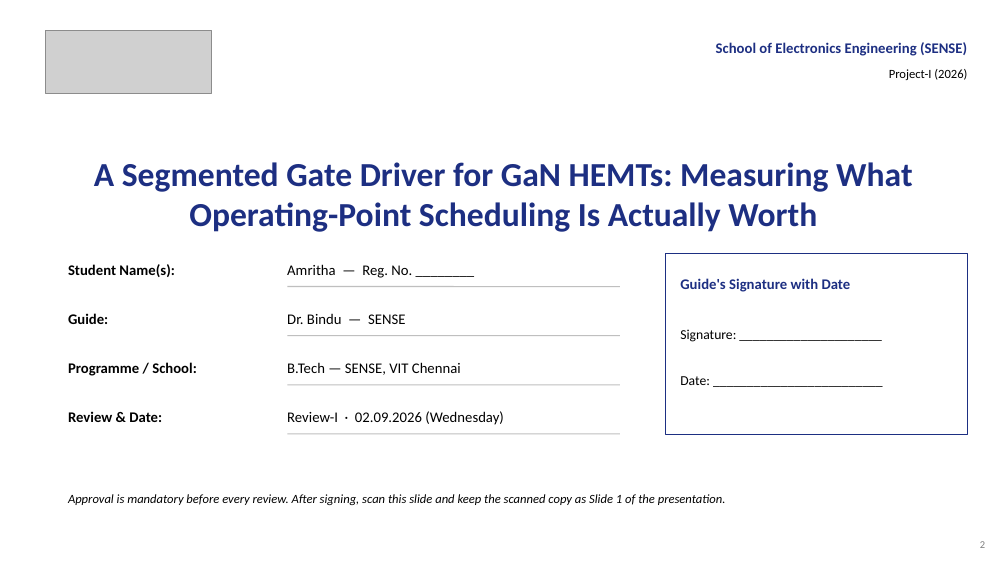
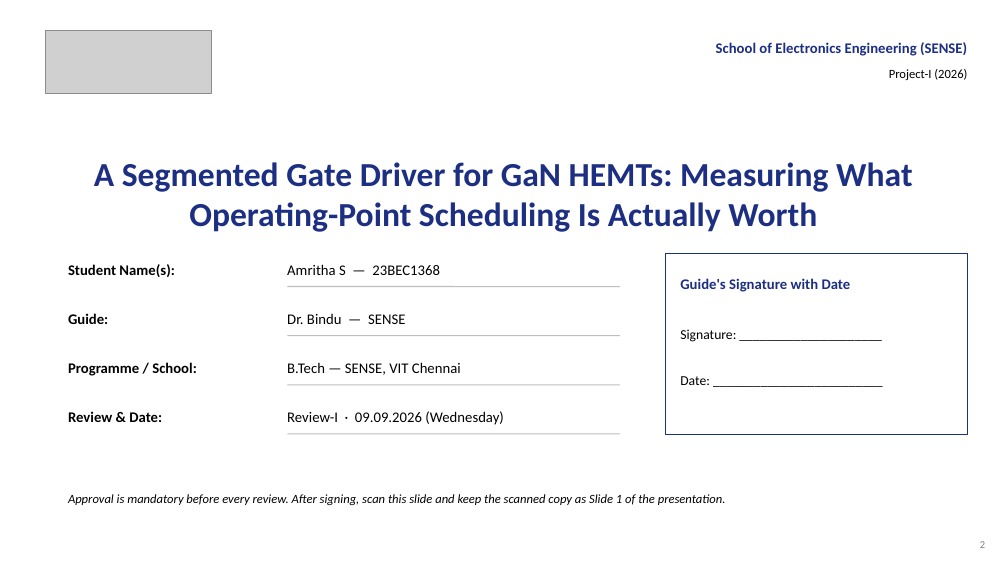
Before and after one commit to Amritha902/gan-driver, a slide deck: slide 2 of review/Review1_GaN_Segmented_Gate_Driver.pptx. Drawn at 1008x567 pixels with LibreOffice and Linux fonts; fonts in the diff are those of the drawing; grey boxes stand for pictures. Boxes give left, top, right and bottom in pixels: in the first picture for what was removed or moved away, otherwise in the second. Text is boxed around its words. In the diff, an @@ line names an element or a change of style, - is before the commit and + after.

```diff
--- a/review/Review1_GaN_Segmented_Gate_Driver.pptx
+++ b/review/Review1_GaN_Segmented_Gate_Driver.pptx
@@ text at bbox=[287, 264, 440, 275]: text changed @@
-Amritha — Reg. No. ________
+Amritha S — 23BEC1368
@@ text at bbox=[287, 411, 504, 425]: text changed @@
-Review-I · 02.09.2026 (Wednesday)
+Review-I · 09.09.2026 (Wednesday)
```
Also in this commit, not shown: 3 other slides changed, 3 other files.
